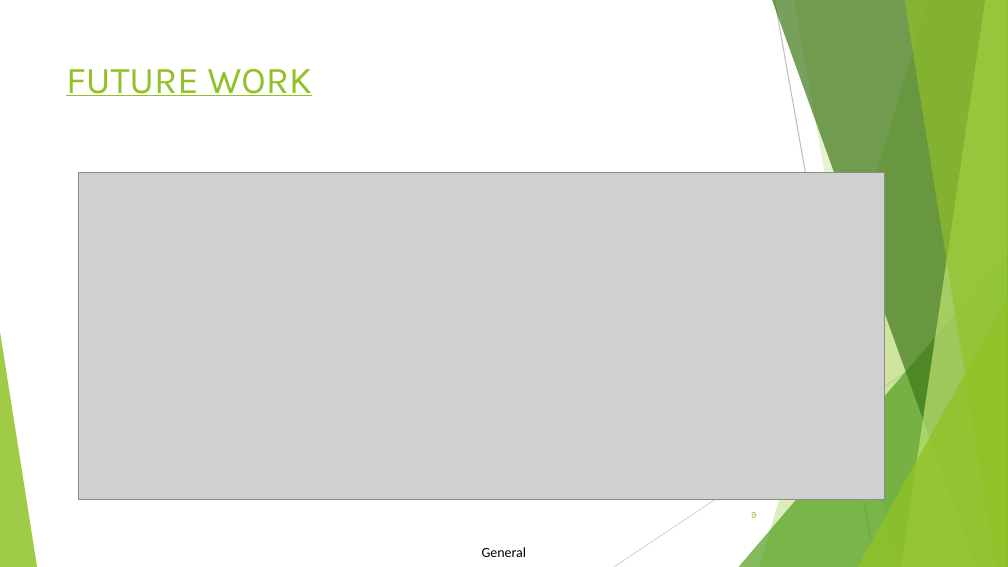
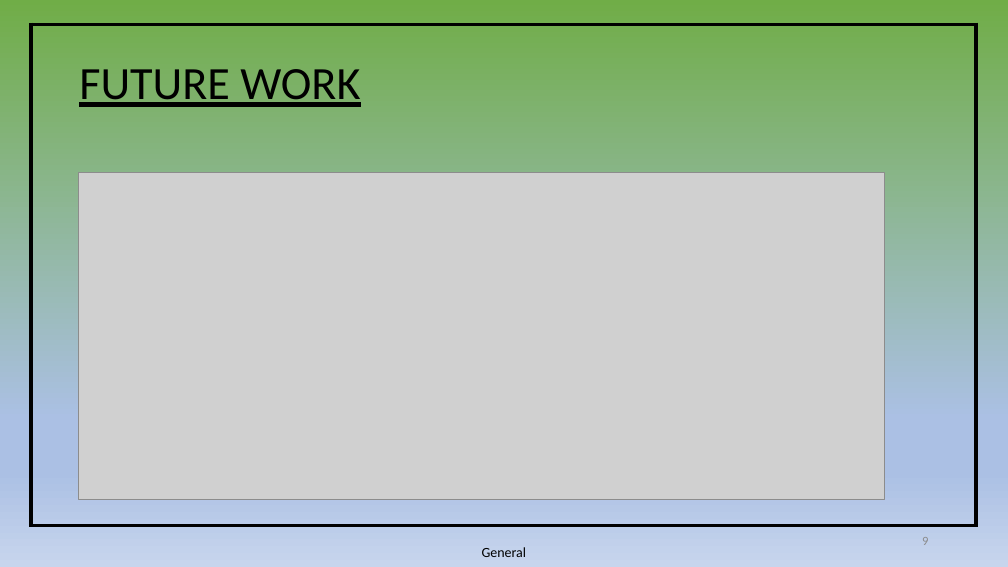
Before and after one commit to Tunir10Chaudhuri/Case_Study_Group_4, a slide deck: slide 9 of CaseStudy-04.pptx. Drawn at 1008x567 pixels with LibreOffice and Linux fonts; fonts in the diff are those of the drawing; grey boxes stand for pictures. Boxes give left, top, right and bottom in pixels: in the first picture for what was removed or moved away, otherwise in the second. Text is boxed around its words. In the diff, an @@ line names an element or a change of style, - is before the commit and + after.

```diff
--- a/CaseStudy-04.pptx
+++ b/CaseStudy-04.pptx
@@ background #FFFFFF to gradient #70AD47 to #ABC0E4 to #C7D5ED @@
@@ table added at [31, 24, 976, 525], 1 rows, 1 columns @@
+
@@ title "FUTURE WORK": place and size @@
-title "FUTURE WORK" at [66, 69, 312, 96]
+title "FUTURE WORK" at [79, 69, 360, 107]
@@ title "FUTURE WORK" at [79, 69, 360, 107]: size 27 to 33 pt, font Karla to Calibri, text colour #90C226 to #000000; line spacing 1 to 0.9; vertical alignment top to middle @@
@@ group removed at [0, 0, 1008, 567]: 5 freeform shapes, 3 triangles, 2 lines @@
@@ page number: place and size @@
-page number at [751, 512, 756, 518]
+page number at [922, 537, 928, 545]
@@ page number at [922, 537, 928, 545]: size 6.8 to 9 pt, font Karla to Calibri, text colour #90C226 to #8C8C8C @@
```
Also in this commit, not shown: 10 other slides changed.
